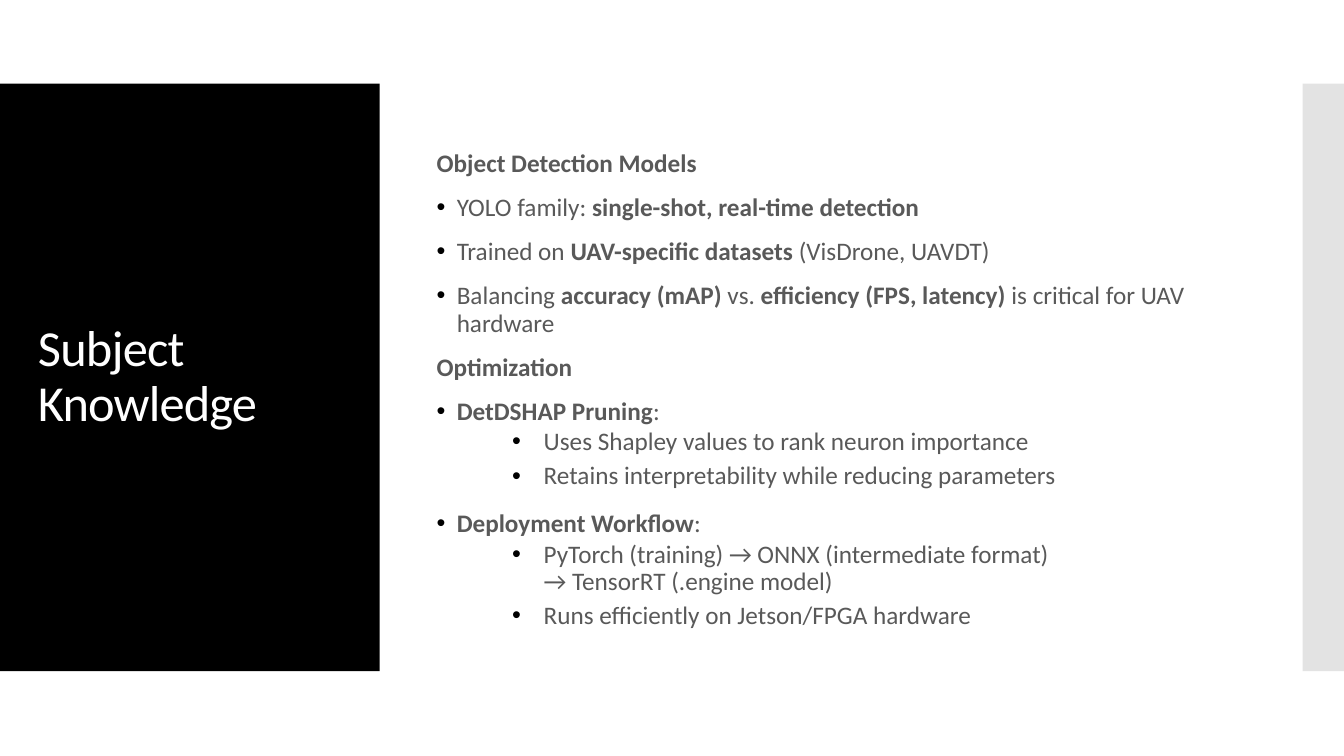
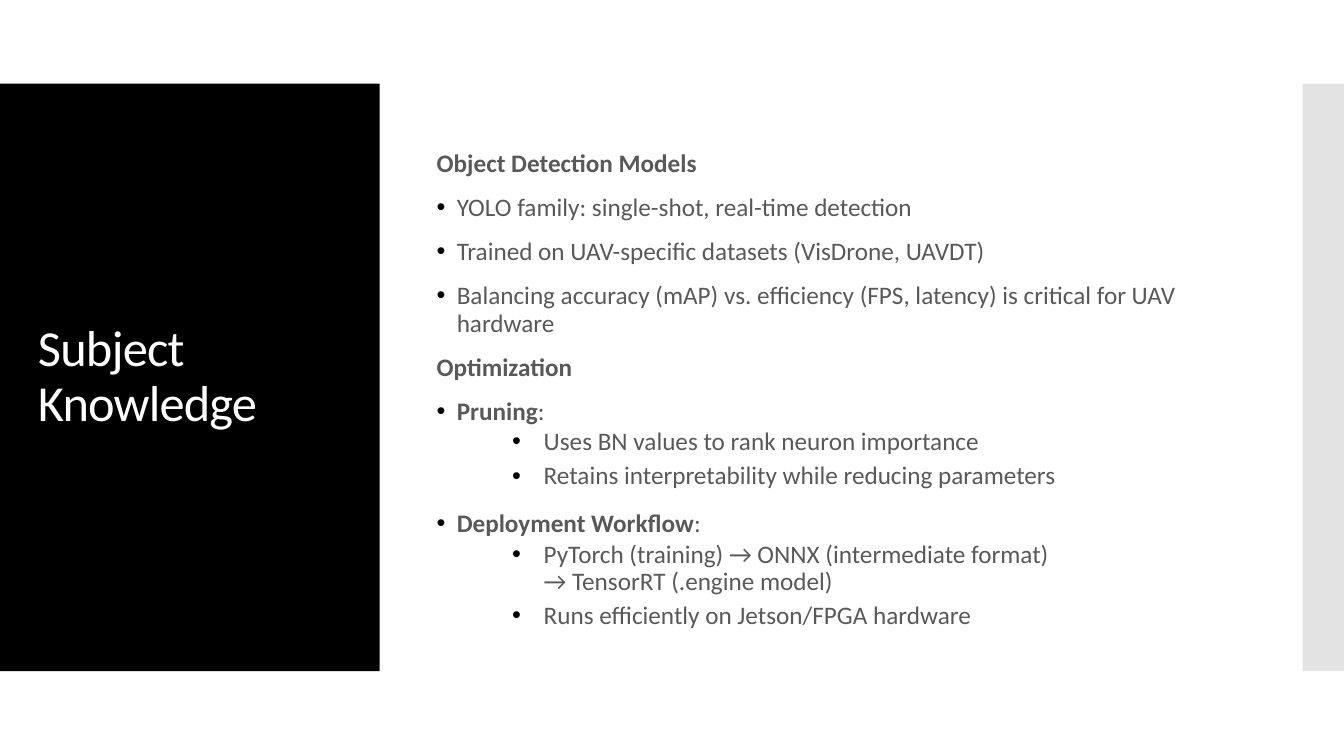
Before and after one commit to HakshayReddyKana/Capstone, a slide deck: slide 7 of Review-1.pptx. Drawn at 1344x756 pixels with LibreOffice and Linux fonts; fonts in the diff are those of the drawing. Boxes give left, top, right and bottom in pixels: in the first picture for what was removed or moved away, otherwise in the second. Text is boxed around its words. In the diff, an @@ line names an element or a change of style, - is before the commit and + after.

```diff
--- a/Review-1.pptx
+++ b/Review-1.pptx
@@ text at [457, 198, 1175, 332]: bold off in "single-shot, real-time detection", "UAV-specific datasets", "accuracy (mAP) efficiency (FPS, latency)" @@
@@ text at [457, 402, 979, 454]: text changed @@
-• DetDSHAP Pruning:
-  • Uses Shapley values to rank neuron importance
+• Pruning:
+  • Uses BN values to rank neuron importance
```
Also in this commit, not shown: 4 other slides changed, 50 other files.
